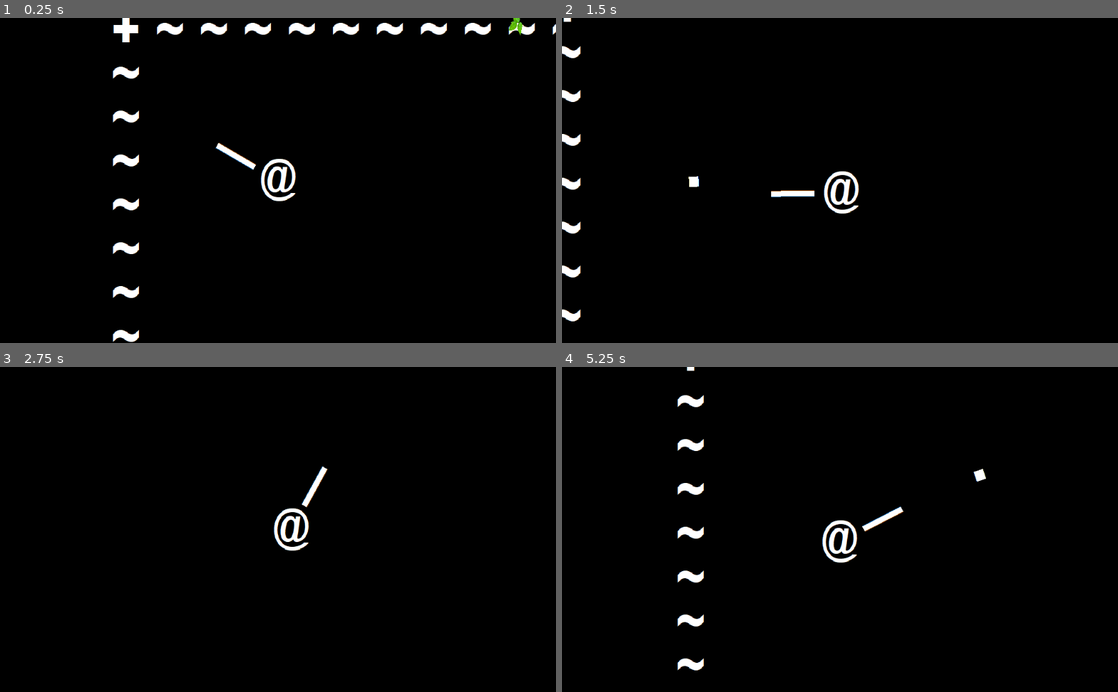
Above: before the commit, frames 1-4 (two rows, left to right).
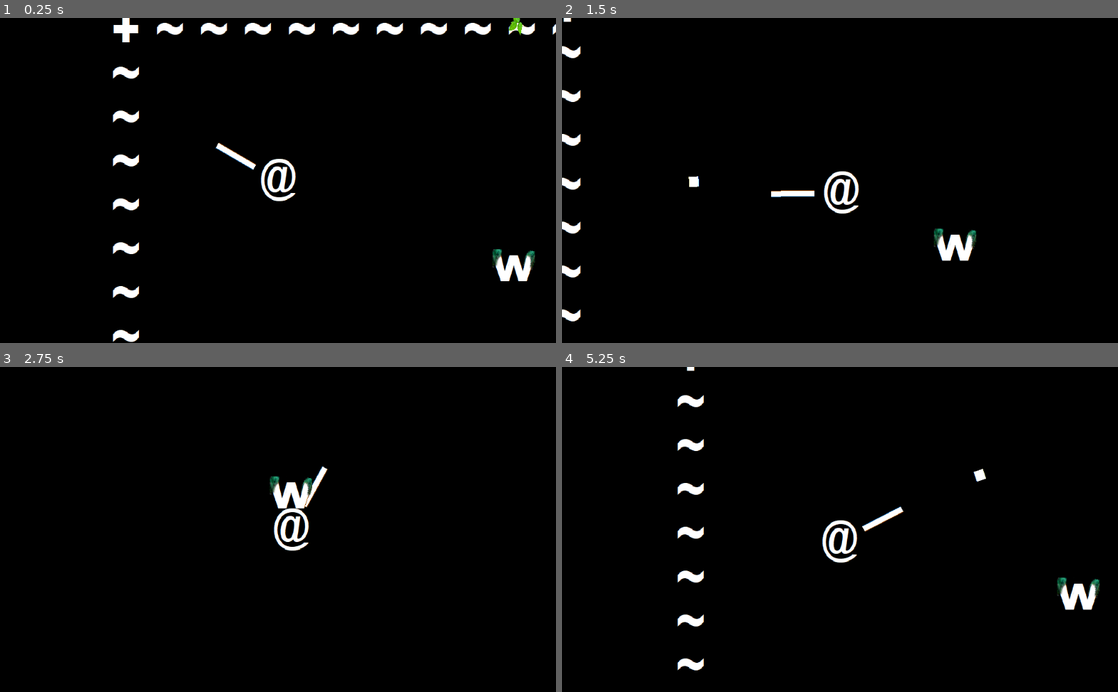
Above: after the commit, the same moments.

Repository: Boyquotes/ascii-arena
Game: Godot game, scene res://Scenes/World.tscn
Same seed, same stepped clock (60 frames per second), same inputs: the game is played once before the commit and once after it.
Inputs (mouse positions are in pixels of both pictures, inside the frame that each line leads up to):
- Up to frame 1 (0.25 s): no input
- Up to frame 2 (1.5 s): tap Enter at 0.5 s; move the mouse to (962, 164) at 0.52 s; hold D (ui_right) 0.53-1.28 s; click (962, 164) at 0.6 s; move the mouse to (728, 196) at 1.27 s; hold S (ui_down) from 1.28 s (still down); click (728, 196) at 1.35 s
- Up to frame 3 (2.75 s): move the mouse to (333, 458) at 2.02 s; release S (ui_down) at 2.03 s; hold D (ui_right) from 2.03 s (still down); click (333, 458) at 2.1 s
- Up to frame 4 (5.25 s): move the mouse to (812, 594) at 2.77 s; release D (ui_right) at 2.78 s; hold W (ui_up) 2.78-3.53 s; click (812, 594) at 2.85 s; tap K (respawn) at 3.5, 5 s; move the mouse to (1006, 578) at 3.52 s; hold A (ui_left) 3.53-5.03 s; click (1006, 578) at 3.6 s; move the mouse to (673, 480) at 4.27 s; click (673, 480) at 4.35 s; move the mouse to (867, 529) at 5.02 s; hold S (ui_down) from 5.03 s (still down); click (867, 529) at 5.1 s

The runs differ from the first frame. In frame 1, 0.5% of the frame differs, in the area x 88-97%, y 71-81%; in frame 2, 0.5%, in the area x 66-75%, y 64-75%; in frame 3, 0.5%; in frame 4, 0.5%.

Commit message:
Added basic enemy, added death animation

Diff:
--- /dev/null
+++ b/Scenes/EnemyW.tscn
@@ -0,0 +1,40 @@
+[gd_scene load_steps=5 format=2]
+
+[ext_resource path="res://Tilesets/basic-81pxw.png" type="Texture" id=1]
+[ext_resource path="res://Scripts/EnemyW.gd" type="Script" id=2]
+
+[sub_resource type="RectangleShape2D" id=1]
+extents = Vector2( 29.5329, 39.6988 )
+
+[sub_resource type="ParticlesMaterial" id=2]
+flag_disable_z = true
+direction = Vector3( 0, -10, 0 )
+gravity = Vector3( 0, -1, 0 )
+initial_velocity = 41.55
+initial_velocity_random = 0.46
+orbit_velocity = 0.0
+orbit_velocity_random = 0.0
+damping = 100.0
+angle = 90.0
+angle_random = 0.5
+color = Color( 1, 0, 0, 1 )
+
+[node name="KinematicBody2D" type="KinematicBody2D"]
+script = ExtResource( 2 )
+
+[node name="Sprite" type="Sprite" parent="."]
+texture = ExtResource( 1 )
+hframes = 14
+frame = 3
+
+[node name="CollisionShape2D" type="CollisionShape2D" parent="."]
+position = Vector2( 0, -6.00645 )
+rotation = -1.57079
+shape = SubResource( 1 )
+
+[node name="Blood" type="Particles2D" parent="."]
+scale = Vector2( 10, 10 )
+emitting = false
+amount = 64
+lifetime = 5.0
+process_material = SubResource( 2 )
--- a/Scenes/World.tscn
+++ b/Scenes/World.tscn
@@ -1,10 +1,11 @@
-[gd_scene load_steps=6 format=2]
+[gd_scene load_steps=7 format=2]
 
 [ext_resource path="res://Audio/what can be loosely defined as music.wav" type="AudioStream" id=1]
 [ext_resource path="res://Tilesets/Tilemaps/Walls.tres" type="TileSet" id=2]
 [ext_resource path="res://Tilesets/Tilemaps/Items.tres" type="TileSet" id=3]
 [ext_resource path="res://Tilesets/Tilemaps/Ground.tres" type="TileSet" id=4]
 [ext_resource path="res://Scenes/Player.tscn" type="PackedScene" id=5]
+[ext_resource path="res://Scenes/EnemyW.tscn" type="PackedScene" id=6]
 
 [node name="World" type="Node2D"]
 
@@ -38,3 +39,6 @@
 stream = ExtResource( 1 )
 volume_db = -20.0
 autoplay = true
+
+[node name="KinematicBody2D" parent="." instance=ExtResource( 6 )]
+position = Vector2( 754.65, 482.575 )
--- a/Scripts/Bullet.gd
+++ b/Scripts/Bullet.gd
@@ -10,6 +10,9 @@
 func _physics_process(_delta):
 	var collision_info = move_and_collide(bullet_direction * bullet_speed)
 	if collision_info:
+		var collider = collision_info.get_collider()
+		if collider.has_method("die"):
+			collider.die()
 		explode()
 
 func _ready():
--- /dev/null
+++ b/Scripts/EnemyW.gd
@@ -0,0 +1,15 @@
+extends KinematicBody2D
+
+func _delete_self():
+	get_parent().remove_child(self)
+
+
+func die():
+	self.rotation = 90
+	$Blood.emitting = true
+
+	var timer = Timer.new()
+	timer.set_wait_time(5)
+	timer.connect("timeout", self, "_delete_self")
+	add_child(timer) #to process
+	timer.start() #to start
--- a/Tilesets/Tilemaps/Entities.tres
+++ /dev/null
@@ -1,101 +0,0 @@
-[gd_resource type="TileSet" load_steps=6 format=2]
-
-[ext_resource path="res://Tilesets/basic-81pxw.png" type="Texture" id=1]
-
-[sub_resource type="ConvexPolygonShape2D" id=1]
-points = PoolVector2Array( 81, 81, 1.52588e-05, 81, 1.52588e-05, 0, 81, 0 )
-
-[sub_resource type="ConvexPolygonShape2D" id=2]
-points = PoolVector2Array( 81, 81, 3.05176e-05, 81, 3.05176e-05, 0, 81, 0 )
-
-[sub_resource type="ConvexPolygonShape2D" id=3]
-points = PoolVector2Array( 81, 81, 6.10352e-05, 81, 6.10352e-05, 0, 81, 0 )
-
-[sub_resource type="ConvexPolygonShape2D" id=4]
-points = PoolVector2Array( 81, 81, 6.10352e-05, 81, 6.10352e-05, 0, 81, 0 )
-
-[resource]
-0/name = "basic-81pxw.png 0"
-0/texture = ExtResource( 1 )
-0/tex_offset = Vector2( 0, 0 )
-0/modulate = Color( 1, 1, 1, 1 )
-0/region = Rect2( 162, 0, 81, 81 )
-0/tile_mode = 0
-0/occluder_offset = Vector2( 0, 0 )
-0/navigation_offset = Vector2( 0, 0 )
-0/shape_offset = Vector2( 0, 0 )
-0/shape_transform = Transform2D( 1, 0, 0, 1, 0, 0 )
-0/shape = SubResource( 1 )
-0/shape_one_way = false
-0/shape_one_way_margin = 1.0
-0/shapes = [ {
-"autotile_coord": Vector2( 0, 0 ),
-"one_way": false,
-"one_way_margin": 1.0,
-"shape": SubResource( 1 ),
-"shape_transform": Transform2D( 1, 0, 0, 1, 0, 0 )
-} ]
-0/z_index = 0
-1/name = "basic-81pxw.png 1"
-1/texture = ExtResource( 1 )
-1/tex_offset = Vector2( 0, 0 )
-1/modulate = Color( 1, 1, 1, 1 )
-1/region = Rect2( 243, 0, 81, 81 )
-1/tile_mode = 0
-1/occluder_offset = Vector2( 0, 0 )
-1/navigation_offset = Vector2( 0, 0 )
-1/shape_offset = Vector2( 0, 0 )
-1/shape_transform = Transform2D( 1, 0, 0, 1, 0, 0 )
-1/shape = SubResource( 2 )
-1/shape_one_way = false
-1/shape_one_way_margin = 1.0
-1/shapes = [ {
-"autotile_coord": Vector2( 0, 0 ),
-"one_way": false,
-"one_way_margin": 1.0,
-"shape": SubResource( 2 ),
-"shape_transform": Transform2D( 1, 0, 0, 1, 0, 0 )
-} ]
-1/z_index = 0
-2/name = "basic-81pxw.png 2"
-2/texture = ExtResource( 1 )
-2/tex_offset = Vector2( 0, 0 )
-2/modulate = Color( 1, 1, 1, 1 )
-2/region = Rect2( 567, 0, 81, 81 )
-2/tile_mode = 0
-2/occluder_offset = Vector2( 0, 0 )
-2/navigation_offset = Vector2( 0, 0 )
-2/shape_offset = Vector2( 0, 0 )
-2/shape_transform = Transform2D( 1, 0, 0, 1, 0, 0 )
-2/shape = SubResource( 3 )
-2/shape_one_way = false
-2/shape_one_way_margin = 1.0
-2/shapes = [ {
-"autotile_coord": Vector2( 0, 0 ),
-"one_way": false,
-"one_way_margin": 1.0,
-"shape": SubResource( 3 ),
-"shape_transform": Transform2D( 1, 0, 0, 1, 0, 0 )
-} ]
-2/z_index = 0
-3/name = "basic-81pxw.png 3"
-3/texture = ExtResource( 1 )
-3/tex_offset = Vector2( 0, 0 )
-3/modulate = Color( 1, 1, 1, 1 )
-3/region = Rect2( 648, 0, 81, 81 )
-3/tile_mode = 0
-3/occluder_offset = Vector2( 0, 0 )
-3/navigation_offset = Vector2( 0, 0 )
-3/shape_offset = Vector2( 0, 0 )
-3/shape_transform = Transform2D( 1, 0, 0, 1, 0, 0 )
-3/shape = SubResource( 4 )
-3/shape_one_way = false
-3/shape_one_way_margin = 1.0
-3/shapes = [ {
-"autotile_coord": Vector2( 0, 0 ),
-"one_way": false,
-"one_way_margin": 1.0,
-"shape": SubResource( 4 ),
-"shape_transform": Transform2D( 1, 0, 0, 1, 0, 0 )
-} ]
-3/z_index = 0
